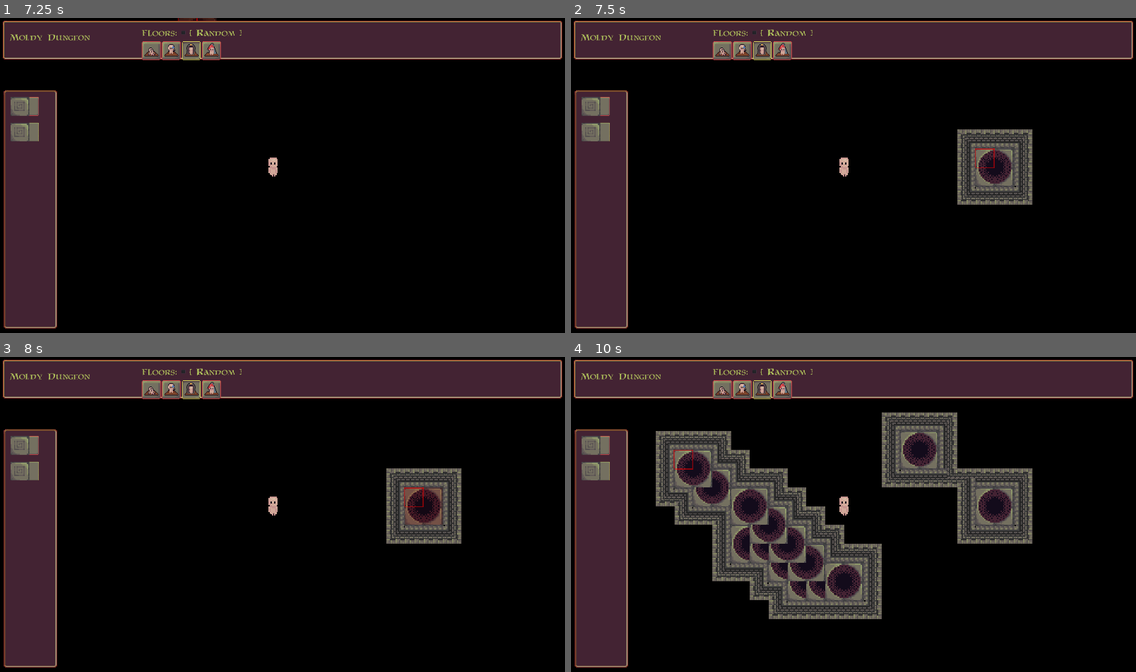
Above: before the commit, frames 1-4 (two rows, left to right).
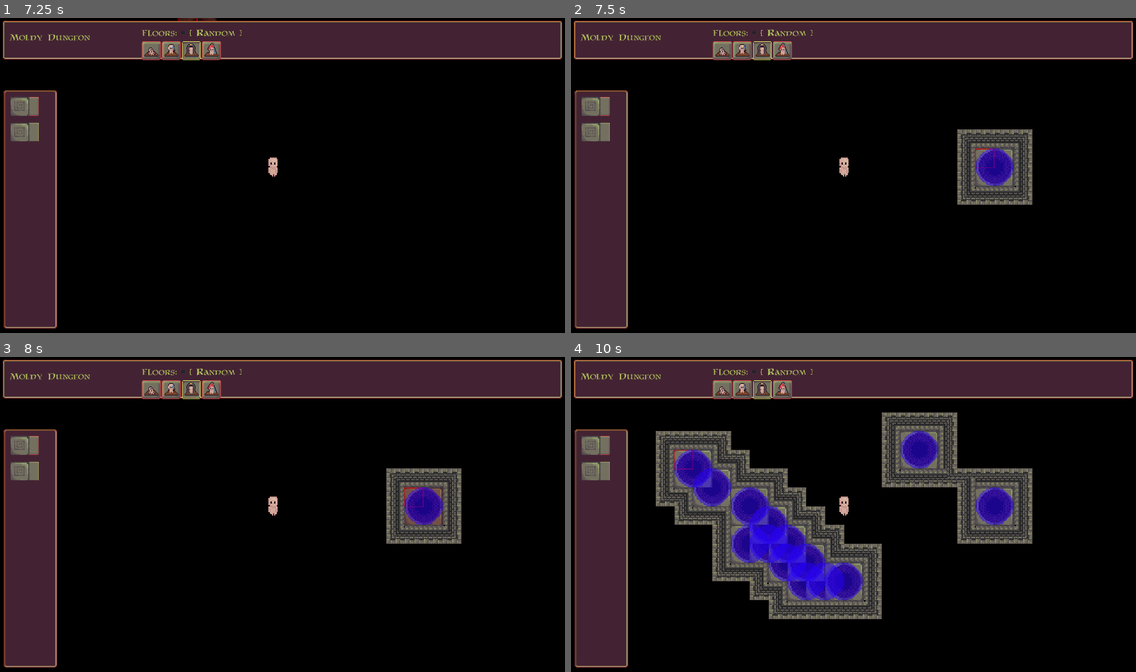
Above: after the commit, the same moments.

Repository: ObsidianBlk/DungeonFall
Game: Godot game, scene res://MapEditor.tscn
The game is run twice, just before and just after one commit, with the same random seed, the same clock (stepped at 60 frames per second) and the same inputs. This scene is started directly instead of the project's main scene.
Inputs (mouse positions are in pixels of both pictures, inside the frame that each line leads up to):
- Up to frame 1 (7.25 s): click (209, 49) at 0.5 s; click (209, 49) at 1.25 s; click "Moldy Dungeon" at 2 s; click (180, 33) at 2.75 s; click (152, 49) at 3.5 s; click (169, 49) at 4.25 s; click (192, 49) at 5 s; click (22, 106) at 5.75 s; click (22, 131) at 6.52 s
- Up to frame 2 (7.5 s): tap Enter at 7.25 s; move the mouse to (977, 159) at 7.27 s; hold D (move_right) from 7.28 s (still down); click (977, 159) at 7.42 s
- Up to frame 3 (8 s): keep holding D (move_right); tap Space (jump) at 7.52 s
- Up to frame 4 (10 s): release D (move_right) at 8 s; drag from (740, 530) to (825, 577) at 8.02 s; move the mouse to (910, 445) at 8.77 s; hold D (move_right) 8.78-9.5 s; tap Space (jump) at 9.5 s; drag from (825, 577) to (684, 467) at 9.52 s

Frame 1 is identical in both runs. In frame 2, 0.6% of the frame differs, in the area x 71-79%, y 41-54%; in frame 3, 0.6%; in frame 4, 6.4%, in the area x 18-79%, y 23-78%.

Commit message:
Placing exit tiles will now define exist trigger areas (at least in editor). Meta tiles can have special exit trigger areas defined. Started code for saving and loading map data.

Diff:
--- a/levels/EditorLevel.tscn
+++ b/levels/EditorLevel.tscn
@@ -6,6 +6,7 @@
 [ext_resource path="res://tilesets/tilesetA/tilesetA.tres" type="TileSet" id=4]
 [ext_resource path="res://scripts/UI/MapEditor/TrackerView.gd" type="Script" id=5]
 [ext_resource path="res://scripts/MapBuildTools.gd" type="Script" id=6]
+[ext_resource path="res://scripts/UI/MapEditor/ExitTriggerView.gd" type="Script" id=7]
 
 [node name="EditorLevel" type="Node2D"]
 script = ExtResource( 1 )
@@ -54,6 +55,9 @@
 [node name="TrackerView" type="Node2D" parent="."]
 script = ExtResource( 5 )
 
+[node name="ExitTriggerView" type="Node2D" parent="."]
+script = ExtResource( 7 )
+
 [node name="CanvasLayer" type="CanvasLayer" parent="."]
 
 [node name="ParallaxBackground" type="ParallaxBackground" parent="CanvasLayer"]
--- a/levels/Run_Set_A/Level1.tscn
+++ b/levels/Run_Set_A/Level1.tscn
@@ -170,6 +170,7 @@
 
 [node name="Player_Start" parent="." instance=ExtResource( 3 )]
 position = Vector2( 943.166, 497.358 )
+map_editor_mode = false
 
 [node name="Triggers" type="Node2D" parent="."]
 
--- a/scripts/Autoloads/TilesetStore.gd
+++ b/scripts/Autoloads/TilesetStore.gd
@@ -60,6 +60,24 @@
 	if meta_tile_exists(def, meta_name):
 		return def.metas[meta_name].tiles
 	return []
+
+func get_meta_exit_info(def, meta_name, x=0, y=0):
+	if meta_tile_exists(def, meta_name):
+		if def.metas[meta_name].has("exit"):
+			var mte = def.metas[meta_name].exit
+			return {
+				"x": (x + mte.x) * def.size,
+				"y": (y + mte.y) * def.size,
+				"size": Vector2(mte.size[0] * def.size, mte.size[1] * def.size)
+			}
+		else:
+			var size = get_meta_size(def, meta_name) * def.size
+			return {
+				"x": x * def.size,
+				"y": y * def.size,
+				"size": size
+			}
+	return null
 
 
 func _ready():
@@ -124,7 +142,32 @@
 	if meta.icon < 0:
 		print("Meta tile icon id out of bounds.")
 		return false
+
+	if meta.has("exit"):
+		var einfo = meta.exit;
+		if not einfo.has("x"):
+			print("Meta tile exit info missing 'x' parameter.")
+			return false
+		if typeof(einfo.x) != TYPE_REAL:
+			print("Meta tile exit info 'x' parameter contains invalid data type.")
+			return false
+		if not einfo.has("y"):
+			print("Meta tile exit info missing 'y' parameter.")
+			return false
+		if typeof(einfo.y) != TYPE_REAL:
+			print("Meta tile exit info 'y' parameter contains invalid data type.")
+			return false
+		if not einfo.has("size"):
+			print("Meta tile exit info missing 'size' parameter")
+			return false
+		if typeof(einfo.size) != TYPE_ARRAY:
+			print("Meta tile exit info 'size' parameter contains invalid data type.")
+			return false
+		if einfo.size.size() != 2:
+			print("Meta tile exit info 'size' must only contains two values.")
+			return false
 	return true
+
 
 func _process_tileset_definition(def : Dictionary):
 	# TODO: Return an error object instead of true/false
--- a/scripts/DFLevel.gd
+++ b/scripts/DFLevel.gd
@@ -126,6 +126,22 @@
 	_swap_to_container(container, camera_node)
 	camera_node = null
 
+func position_player_start(x, y):
+	var player_start = get_node(player_start_path)
+	if !player_start:
+		return
+
+	var cell = $Floors.cell_size
+	player_start.position = Vector2(
+		(cell.x * floor(x)) + (cell.x * 0.5),
+		(cell.y * floor(y)) + (cell.y * 0.5)
+	)
+	if player_node != null:
+		player_node.global_position = player_start.global_position
+
+func position_player_start_to(pos : Vector2):
+	pos = $Floors.world_to_map(pos)
+	position_player_start(pos.x, pos.y)
 
 func is_over_pit(pos : Vector2, footprint : int = 0):
 	return mapCTRL._is_over_pit(pos, footprint)
--- a/scripts/EditorLevel.gd
+++ b/scripts/EditorLevel.gd
@@ -26,6 +26,16 @@
 		return {"status":"error", "msg":"Player outside map bounds"}
 
 	return {"status":"success"}
+
+func position_player_start(x, y):
+	player_start.position = Vector2(
+		(cell.x * floor(x)) + (cell.x * 0.5),
+		(cell.y * floor(y)) + (cell.y * 0.5)
+	)
+
+func position_player_start_to(pos : Vector2):
+	pos = walls_node.world_to_map(pos)
+	position_player_start(pos.x, pos.y)
 
 func move_tracker(x, y):
 	if abs(x) > 0:
--- a/scripts/MapBuildTools.gd
+++ b/scripts/MapBuildTools.gd
@@ -8,7 +8,9 @@
 var tileset_def = null
 var RNG = null
 
+var map_name = "User Map"
 var breakable_tile_resources = {}
+var dungeon_exits = []
 
 onready var floors_map = get_parent().get_node("Floors")
 onready var walls_map = get_parent().get_node("Walls")
@@ -61,6 +63,30 @@
 	walls_map.update_bitmask_region()
 
 
+func _removeExitIfOverlap(einfo):
+	if dungeon_exits.size() > 0:
+		# TODO: Check if I can range() backwards!!!
+		var i = dungeon_exits.size() - 1
+		while i >= 0:
+			var de = dungeon_exits[i]
+			var derect = Rect2(
+				de.x - (de.size.x * 0.5),
+				de.y - (de.size.y * 0.5),
+				de.size.x,
+				de.size.y
+			)
+
+			var einforect = Rect2(
+				einfo.x - (einfo.size.x * 0.5),
+				einfo.y - (einfo.size.y * 0.5),
+				einfo.size.x,
+				einfo.size.y
+			)
+
+			if derect.intersects(einforect):
+				dungeon_exits.remove(i)
+			i -= 1
+
 # -----------------------------------------------------------------------------
 # "PUBLIC" METHODS
 
@@ -82,6 +108,13 @@
 		if res:
 			tileset_def = def
 			_set_tilemaps_tileset(res)
+
+func get_map_name():
+	return map_name
+
+func set_map_name(name : String):
+	if name != "":
+		map_name = name
 
 func is_tile_breakable(tile_id):
 	if is_valid():
@@ -166,7 +199,7 @@
 	pos = floors_map.world_to_map(pos)
 	return set_floor(floor(pos.x), floor(pos.y), floor_tile, wall_tile)
 
-func set_floor(x : int, y : int, floor_tile, wall_tile : int = -1):
+func set_floor(x : int, y : int, floor_tile, wall_tile : int = -1, no_exit_info = false):
 	if not is_valid():
 		return false
 
@@ -197,10 +230,23 @@
 						floors_map.set_cell(x + tx, y + ty, tileid)
 					else:
 						floors_map.set_cell(x + tx, y + ty, -1)
+			var einfo = TilesetStore.get_meta_exit_info(tileset_def, floor_tile, x, y)
+			_removeExitIfOverlap(einfo)
+			if is_tile_exit(floor_tile):
+				if einfo != null:
+					dungeon_exits.append(einfo)
 		else:
 			print("ERROR: Failed to set meta tile '", floor_tile, "'. Size does not match given tiles.")
 	else:
 		floors_map.set_cell(x, y, floor_tile)
+		var einfo = {
+			"x": (x * tileset_def.size) + (floors_map.cell_size.x * 0.5),
+			"y": (y * tileset_def.size) + (floors_map.cell_size.y * 0.5),
+			"size": floors_map.cell_size * 0.5
+		}
+		_removeExitIfOverlap(einfo)
+		if no_exit_info == false and is_tile_exit(floor_tile):
+			dungeon_exits.append(einfo)
 
 	_recalculate_walls(wall_tile)
 	return true
@@ -252,6 +298,80 @@
 
 
 
+func save_map():
+	var player_start = get_parent().get_node("Player_Start")
+	if not player_start:
+		return
+
+	var data = {
+		"name": map_name,
+		"version": [0,1,0],
+		"tileset_name": tileset_def.name,
+		"player_start": player_start.position,
+		"floors": [],
+		"walls": [],
+		"exits": null
+	}
+
+	# Storing Floor Tiles
+	var tiles = floors_map.get_used_cells()
+	for i in range(0, tiles.size()):
+		var findex = floors_map.get_cell(tiles[i].x, tiles[i].y)
+		data.floors.append({
+			"x": tiles[i].x,
+			"y": tiles[i].y,
+			"idx": findex
+		})
+
+	# Storing Wall Tiles
+	tiles = walls_map.get_used_cells()
+	for i in range(0, tiles.size()):
+		var windex = walls_map.get_cell(tiles[i].x, tiles[i].y)
+		data.walls.append({
+			"x": tiles[i].x,
+			"y": tiles[i].y,
+			"idx": windex
+		})
+
+	# Store dungeon exit information
+	data.exits = dungeon_exits
+
+	# TODO: Actually save this data object!!
+
+
+func load_map(mapPath : String):
+	# TODO: Load map from path
+	# TODO: Fail out if map cannot load
+	# TODO: Fail out if cannot get data object
+	# TODO: Fail out if version mismatch
+
+	var data = {} # This is a place holder for all of the above.
+	if not TilesetStore.has_tileset(data.tileset_name):
+		# TODO: Tell user there was an issue.
+		print("ERROR: Map tileset not found in system.")
+		TilesetStore.activate_tileset(data.tileset_name)
+
+	# Position the player start.
+	get_parent().position_player_start_to(data.player_start)
+
+	floors_map.clear()
+	for i in range(0, data.floors.size()):
+		floors_map.set_cell(data.floors[i].x, data.floors[i].y, data.floors[i].idx)
+
+	walls_map.clear()
+	for i in range(0, data.walls.size()):
+		walls_map.set_cell(data.walls[i].x, data.walls[i].y, data.walls[i].idx)
+	walls_map.update_bitmask_region()
+
+	# TODO: Can I just do... dungeon_exits = data.exits ???
+	dungeon_exits = []
+	for i in range(0, data.exits.size()):
+		dungeon_exits.append(data.exits[i])
+		# TODO: If Trigger node exists, build actual triggers from this information!
+
+
+
+
 # -----------------------------------------------------------------------------
 # EVENT HANDLERS
 
--- /dev/null
+++ b/scripts/UI/MapEditor/ExitTriggerView.gd
@@ -0,0 +1,22 @@
+extends Node2D
+
+func _process(delta):
+	update()
+
+func _draw():
+	var mbt = get_parent().get_node("MapBuildTools")
+	if mbt:
+		var color = Color(0.15, 0, 1.0, 0.5)
+		var dungeon_exits = mbt.dungeon_exits
+		for i in range(0, dungeon_exits.size()):
+			var de = dungeon_exits[i]
+			if de.size.x == de.size.y:
+				draw_circle(Vector2(de.x, de.y), de.size.x, color)
+			else:
+				var r = de.size.x
+				if de.size.y < r:
+					r = de.size.y
+					draw_set_transform(Vector2(de.x, de.y), 0, Vector2(de.size.x / r, 1))
+				else:
+					draw_set_transform(Vector2(de.x, de.y), 0, Vector2(1, de.size.y / r))
+				draw_circle(Vector2(de.x, de.y), r, color)
--- a/tilesets/tilesetA/def.json
+++ b/tilesets/tilesetA/def.json
@@ -8,7 +8,12 @@
     "dungeon_exit":{
       "icon":10,
       "size":[2, 2],
-      "tiles":[11,12,13,14]
+      "tiles":[11,12,13,14],
+      "exit":{
+        "x": 1,
+        "y": 1,
+        "size": [1,1]
+      }
     }
   },
   "floors":{
Not shown: 1 places in levels/EditorLevel.tscn that only renumber resources
